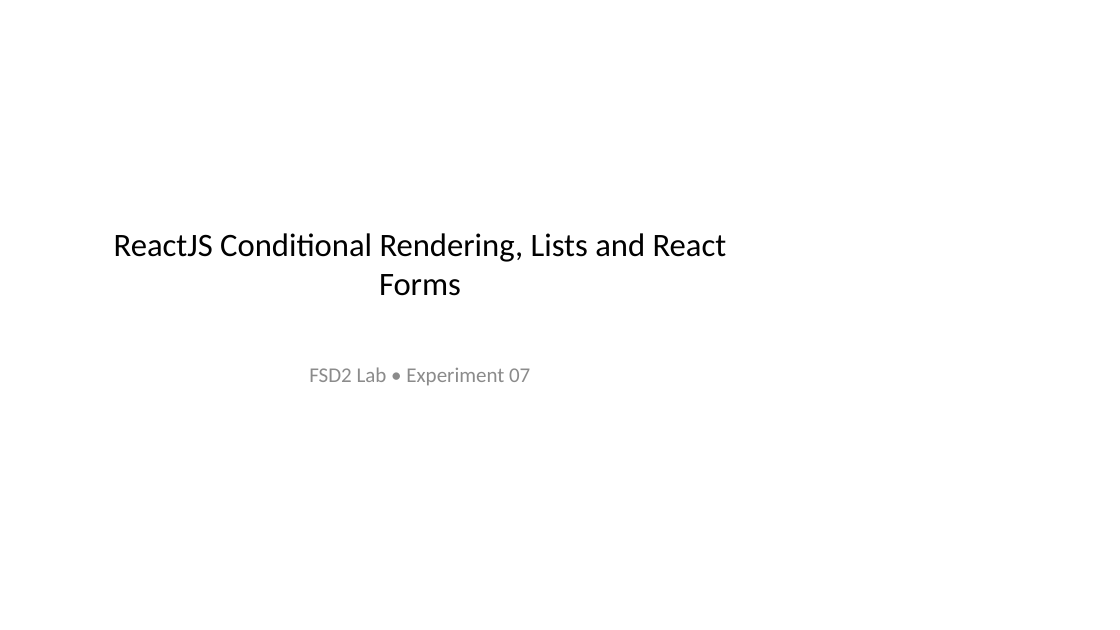
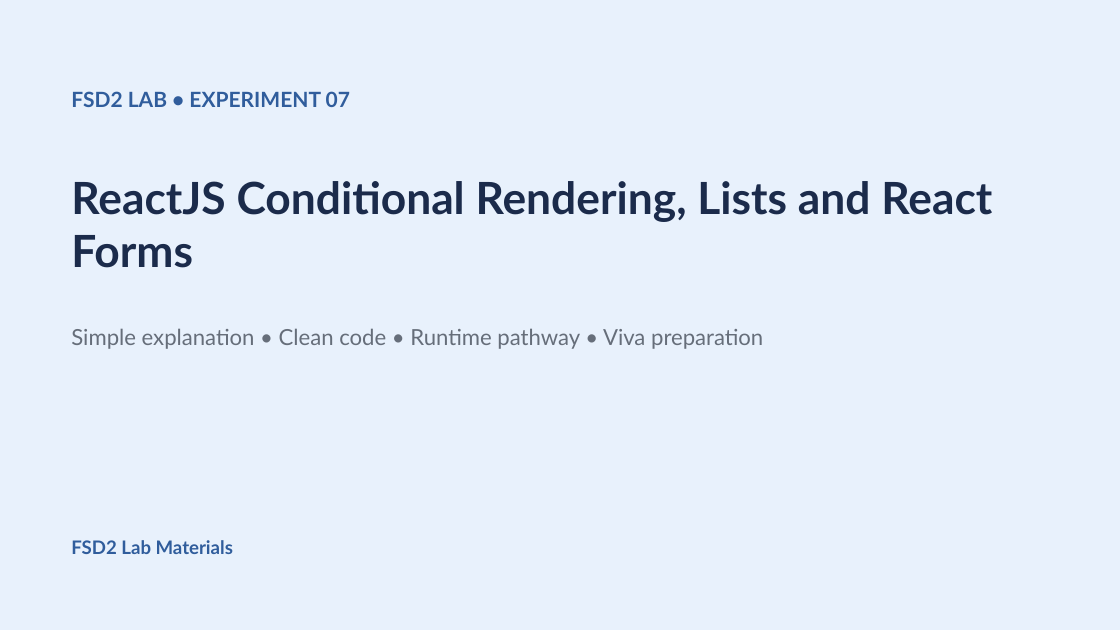
Before and after one commit to shiva31rama-cell/FSD2-LAB-SYLLABUS, a slide deck: slide 1 of PPTs/07_ReactJS_Conditional_Rendering_Lists_and_React_Forms.pptx. Drawn at 1120x630 pixels with LibreOffice and Linux fonts; fonts in the diff are those of the drawing. Boxes give left, top, right and bottom in pixels: in the first picture for what was removed or moved away, otherwise in the second. Text is boxed around its words. In the diff, an @@ line names an element or a change of style, - is before the commit and + after.

```diff
--- a/PPTs/07_ReactJS_Conditional_Rendering_Lists_and_React_Forms.pptx
+++ b/PPTs/07_ReactJS_Conditional_Rendering_Lists_and_React_Forms.pptx
@@ rectangle added at (0, 0, 1120, 630), fill #E8F1FC @@
@@ text at (71, 91, 350, 107): text changed; font Calibri to Lato; text colour #8C8C8C to #305D9C; bold on @@
-FSD2 Lab • Experiment 07
+FSD2 LAB • EXPERIMENT 07
@@ text "ReactJS Conditional Rendering, Lists and ...": place and size @@
-text "ReactJS Conditional Rendering, Lists and ..." at (114, 233, 727, 296)
+text "ReactJS Conditional Rendering, Lists and ..." at (71, 181, 992, 268)
@@ text "ReactJS Conditional Rendering, Lists and ..." at (71, 181, 992, 268): size 28 to 38 pt, font Calibri to Lato, text colour #000000 to #1B2B4B, bold on; alignment centre to left @@
@@ text added at (71, 328, 763, 349), 19 pt, text #666E7A @@
+Simple explanation • Clean code • Runtime pathway • Viva preparation
@@ text added at (71, 540, 233, 554), 16 pt, text #305D9C, bold @@
+FSD2 Lab Materials
```
Also in this commit, not shown: 3 other slides changed, 5 slides added, 3 slides removed, 49 other files.
